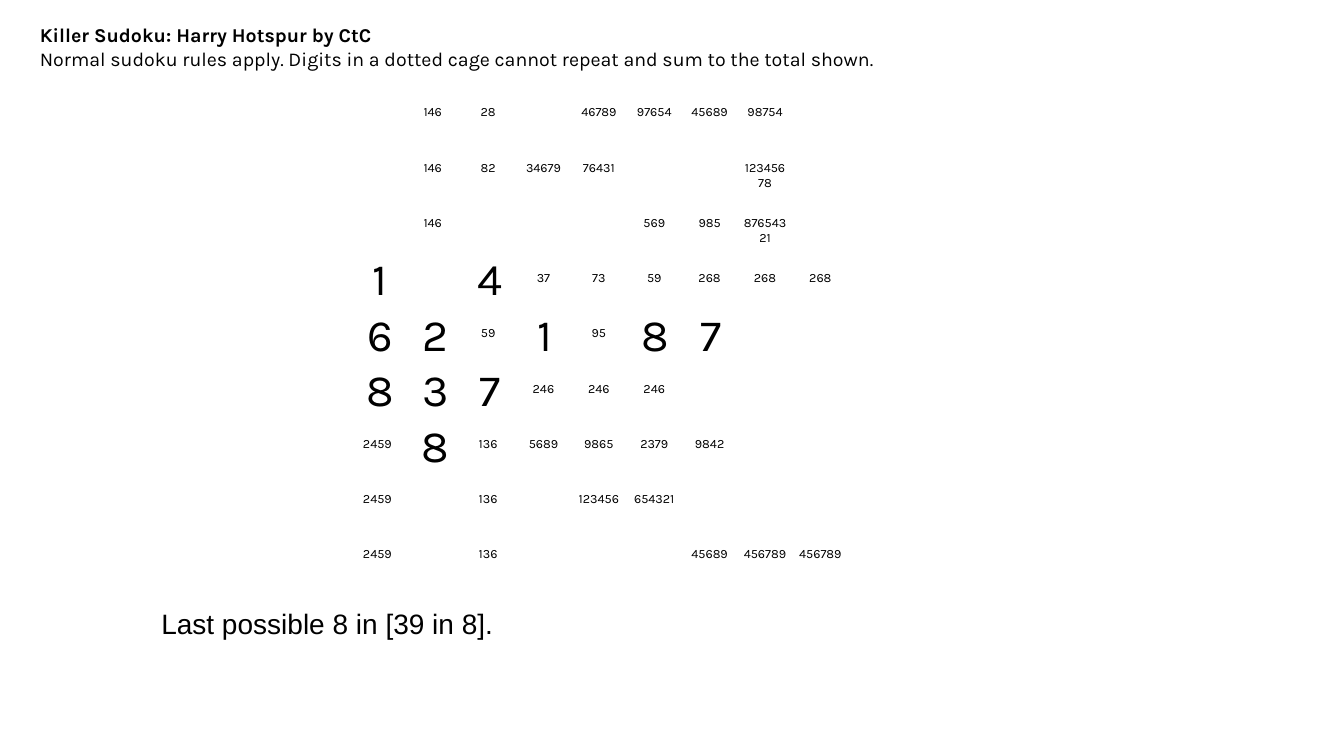
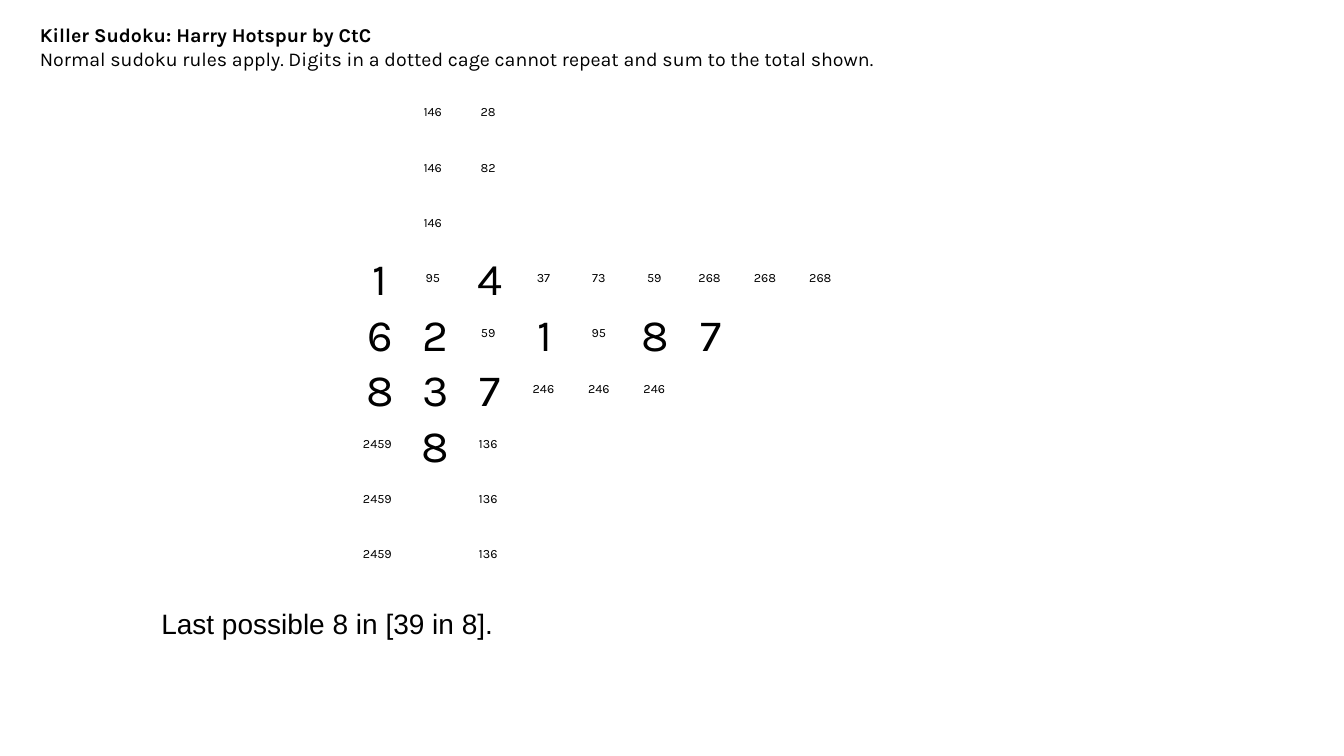
Before and after one commit to jhardis/WSJ_Number_Puzzles, a slide deck: slide 16 of 20261114_1.pptx (slide 22 before the commit). Drawn at 1344x756 pixels with LibreOffice and Linux fonts; fonts in the diff are those of the drawing; background and template pictures are left out. Boxes give left, top, right and bottom in pixels: in the first picture for what was removed or moved away, otherwise in the second. Text is boxed around its words. In the diff, an @@ line names an element or a change of style, - is before the commit and + after.

```diff
--- a/20261114_1.pptx
+++ b/20261114_1.pptx
@@ text removed at <box>581,108,616,116</box> @@
-46789
@@ text removed at <box>637,108,672,116</box> @@
-97654
@@ text removed at <box>691,108,727,116</box> @@
-45689
@@ text removed at <box>747,108,782,116</box> @@
-98754
@@ text removed at <box>526,164,561,172</box> @@
-34679
@@ text removed at <box>583,164,615,172</box> @@
-76431
@@ text removed at <box>734,154,797,195</box> @@
-12345678
@@ text removed at <box>643,219,665,227</box> @@
-569
@@ text removed at <box>699,219,721,227</box> @@
-985
@@ text removed at <box>734,210,797,250</box> @@
-87654321
@@ text added at <box>426,274,440,282</box>, 9 pt, text #000000 @@
+95
@@ text removed at <box>529,440,558,448</box> @@
-5689
@@ text removed at <box>584,440,613,448</box> @@
-9865
@@ text removed at <box>640,440,668,448</box> @@
-2379
@@ text removed at <box>695,440,724,448</box> @@
-9842
@@ text removed at <box>579,495,619,503</box> @@
-123456
@@ text removed at <box>634,495,674,503</box> @@
-654321
@@ text removed at <box>691,550,727,558</box> @@
-45689
@@ text removed at <box>744,550,786,558</box> @@
-456789
@@ text removed at <box>799,550,841,558</box> @@
-456789
```
Also in this commit, not shown: 34 other slides changed, 10 slides added, 9 slides removed.
